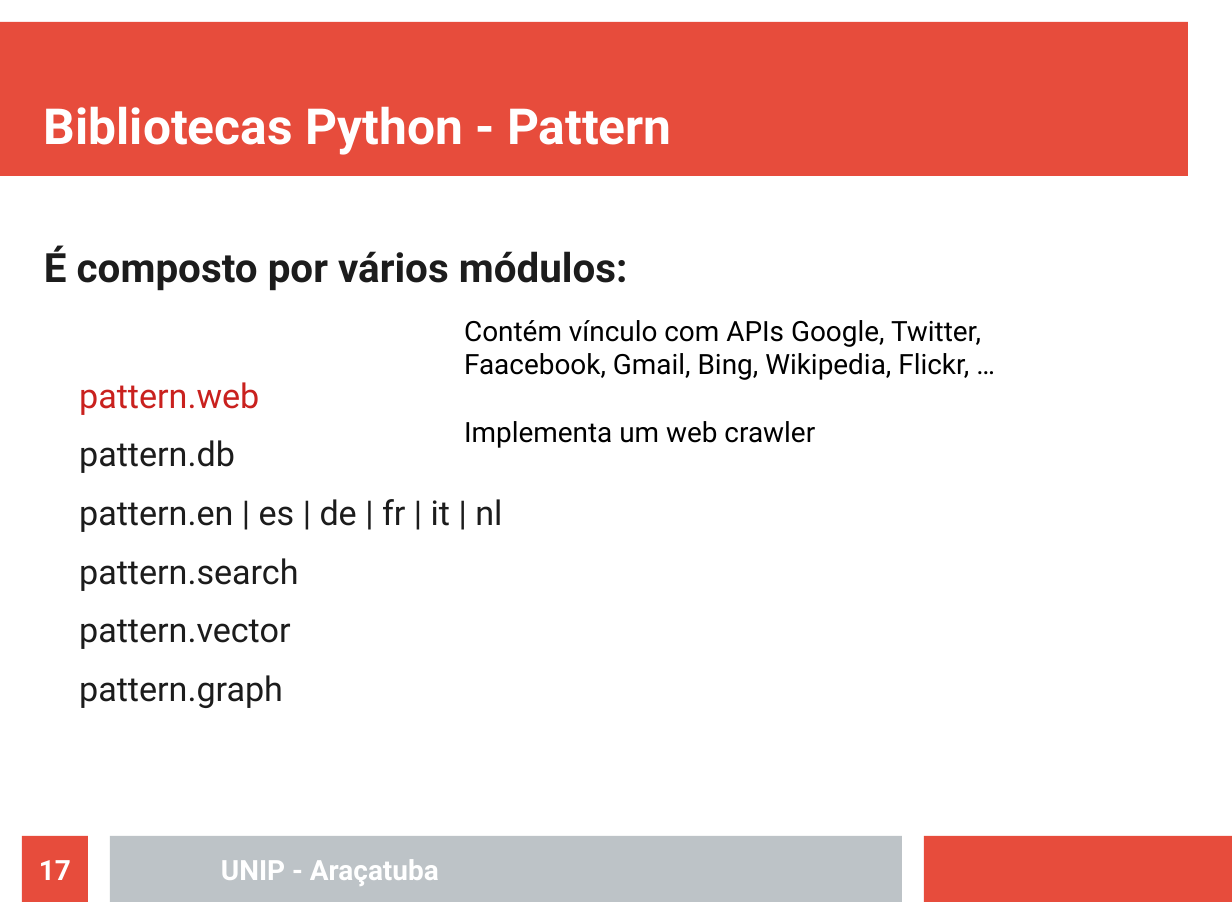
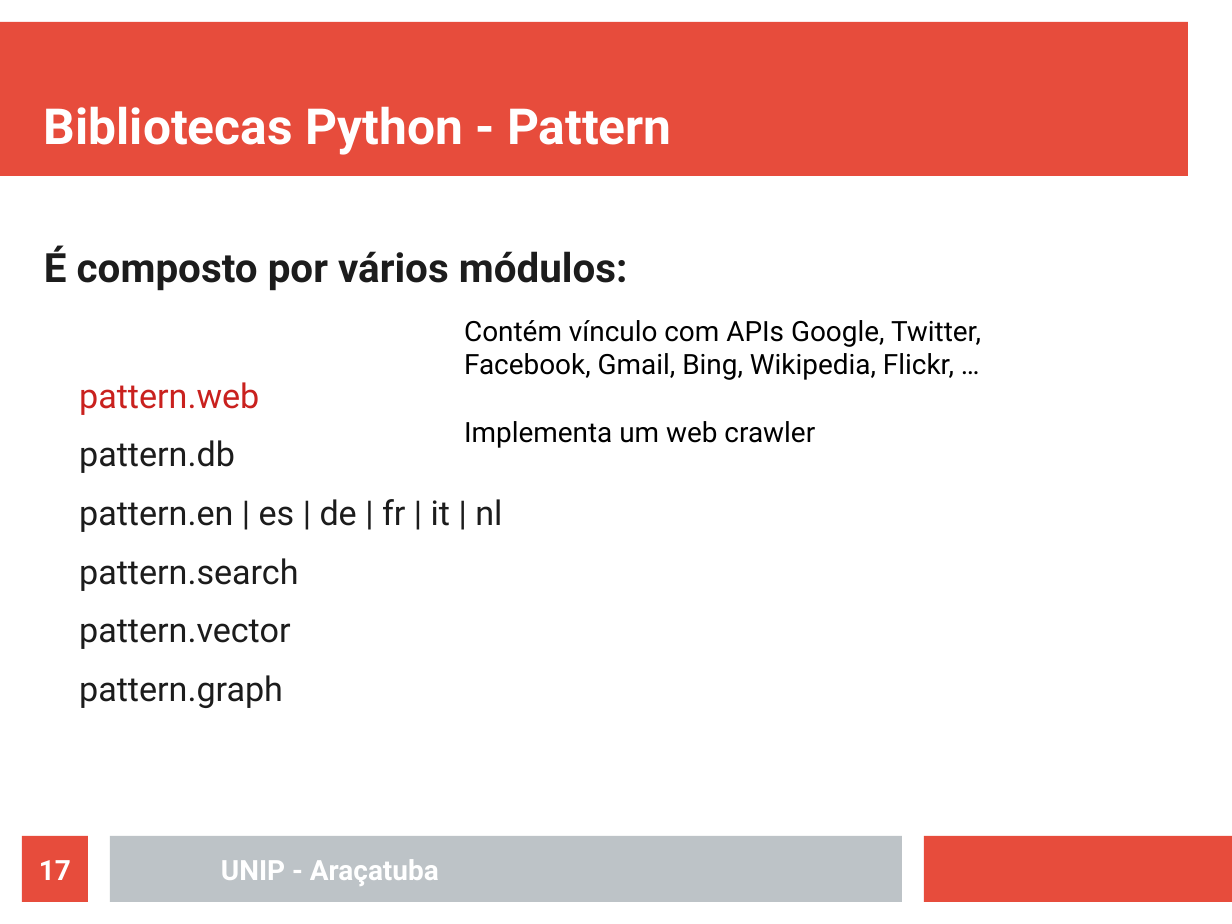
Before and after one commit to rafaelstojoao/pos-unip, a slide deck: slide 17 of [2020][modulo][Processamento_Linguagem_Natural]/[aula]04[bibliotecas].odp. Drawn at 1232x924 pixels with LibreOffice and Linux fonts; fonts in the diff are those of the drawing. Boxes give left, top, right and bottom in pixels: in the first picture for what was removed or moved away, otherwise in the second. Text is boxed around its words. In the diff, an @@ line names an element or a change of style, - is before the commit and + after.

```diff
--- a/[2020][modulo][Processamento_Linguagem_Natural]/[aula]04[bibliotecas].odp
+++ b/[2020][modulo][Processamento_Linguagem_Natural]/[aula]04[bibliotecas].odp
@@ text at (464,320,981,380): text changed @@
-Contém vínculo com APIs Google, Twitter, Faacebook, Gmail, Bing, Wikipedia, Flickr, …
+Contém vínculo com APIs Google, Twitter, Facebook, Gmail, Bing, Wikipedia, Flickr, …
```
Also in this commit, not shown: 2 other slides changed, 9 other files.
